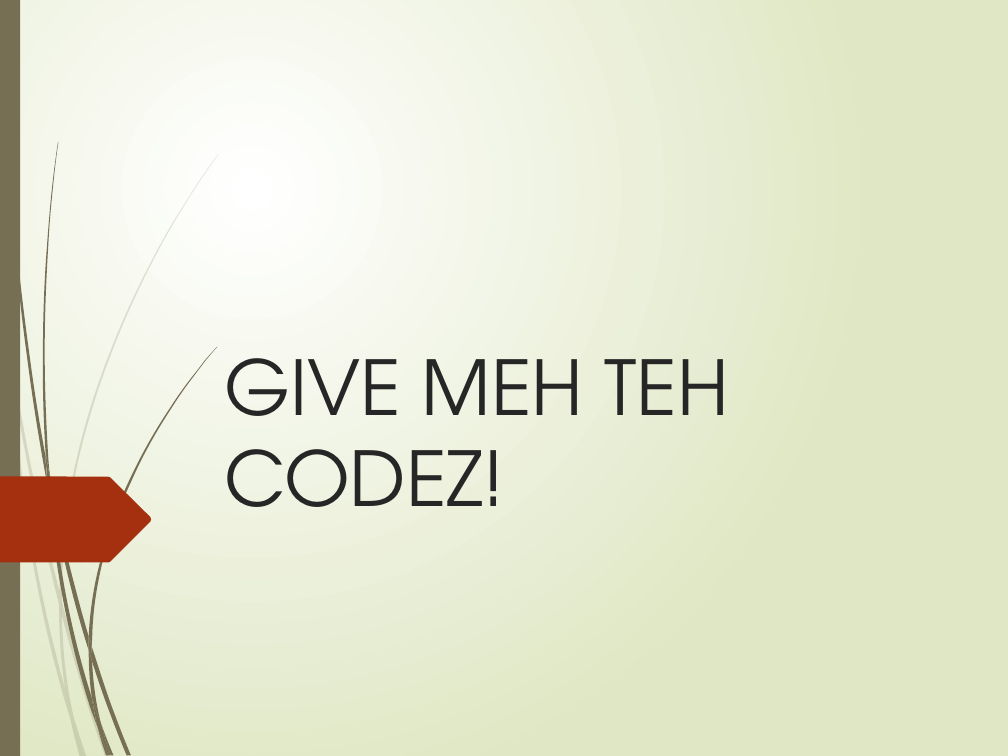
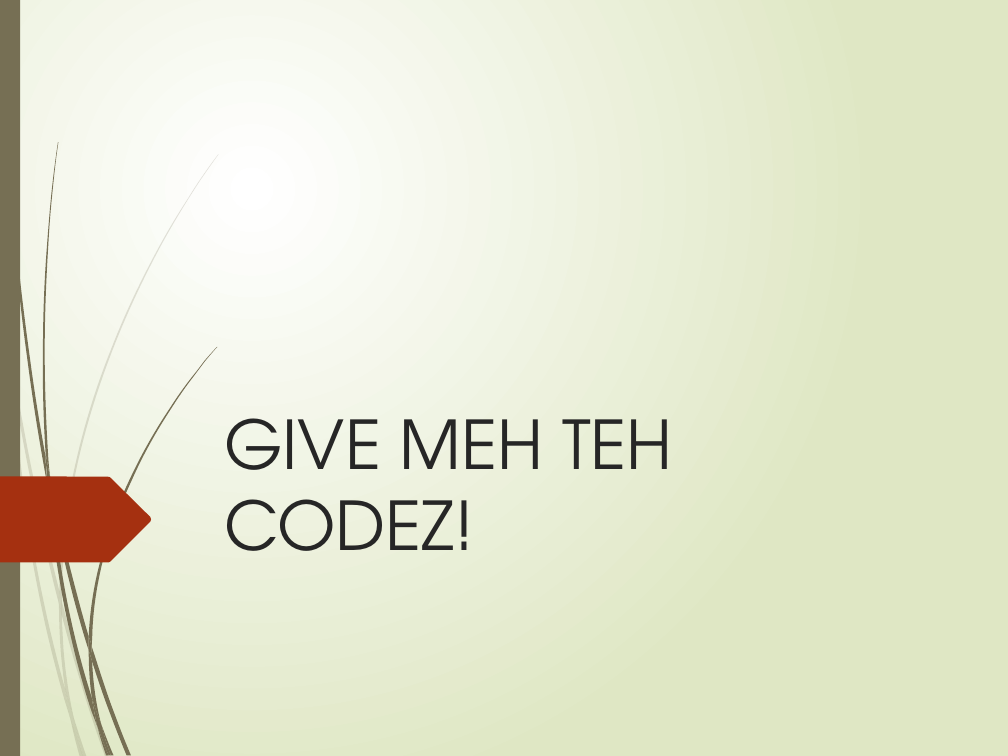
Before and after one commit to jacobladams/presentations, a slide deck: slide 10 of angular-js/Getting Started with AngularJS.pptx. Drawn at 1008x756 pixels with LibreOffice and Linux fonts; fonts in the diff are those of the drawing. Boxes give left, top, right and bottom in pixels: in the first picture for what was removed or moved away, otherwise in the second. Text is boxed around its words. In the diff, an @@ line names an element or a change of style, - is before the commit and + after.

```diff
--- a/angular-js/Getting Started with AngularJS.pptx
+++ b/angular-js/Getting Started with AngularJS.pptx
@@ title "GIVE MEH TEH CODEZ!": place and size @@
-title "GIVE MEH TEH CODEZ!" at (224,358,728,507)
+title "GIVE MEH TEH CODEZ!" at (224,418,673,551)
@@ title "GIVE MEH TEH CODEZ!" at (224,418,673,551): size 54 to 48 pt @@
```
Also in this commit, not shown: 1 other slide changed, 1 slide added.
